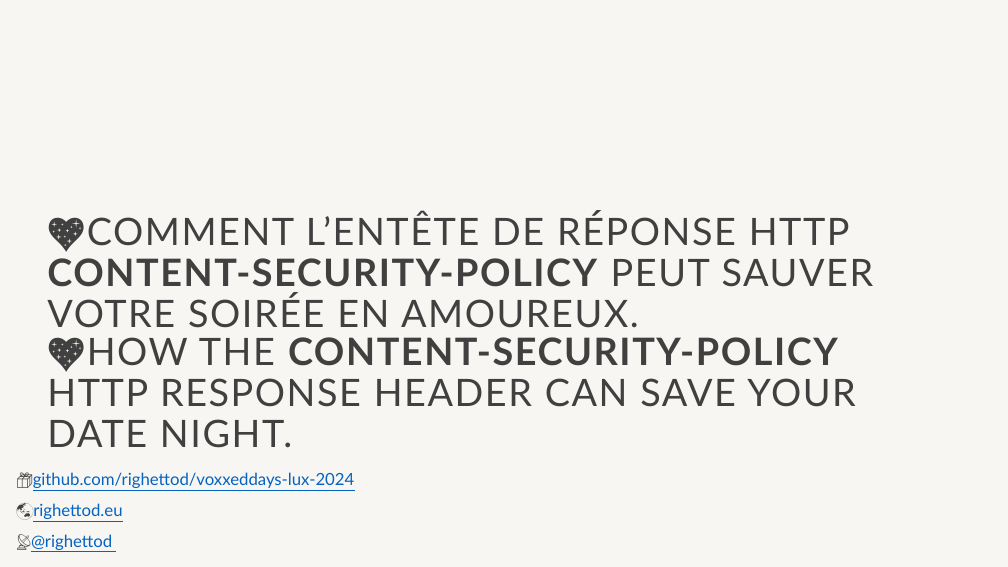
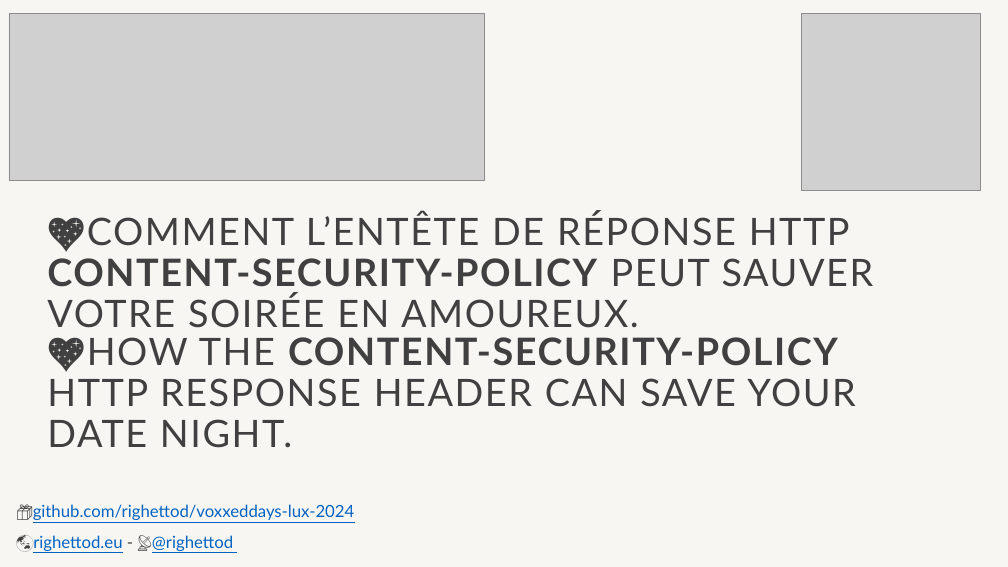
Before and after one commit to righettod/voxxeddays-lux-2024, a slide deck: slide 1 of presentation.pptx. Drawn at 1008x567 pixels with LibreOffice and Linux fonts; fonts in the diff are those of the drawing; grey boxes stand for pictures; background and template pictures are left out. Boxes give left, top, right and bottom in pixels: in the first picture for what was removed or moved away, otherwise in the second. Text is boxed around its words. In the diff, an @@ line names an element or a change of style, - is before the commit and + after.

```diff
--- a/presentation.pptx
+++ b/presentation.pptx
@@ picture added at box(9, 14, 485, 181) @@
@@ picture added at box(802, 14, 981, 191) @@
@@ subtitle "📦github.com/righettod/voxxeddays-lux-2024": place and size @@
-subtitle "📦github.com/righettod/voxxeddays-lux-2024" at box(17, 472, 355, 552)
+subtitle "📦github.com/righettod/voxxeddays-lux-2024" at box(17, 504, 355, 553)
@@ subtitle at box(17, 535, 233, 553): text changed @@
-🌏righettod.eu
-📡@righettod
+🌏righettod.eu - 📡@righettod
```
Also in this commit, not shown: 31 other slides changed, 11 slides added, 1 other file.
